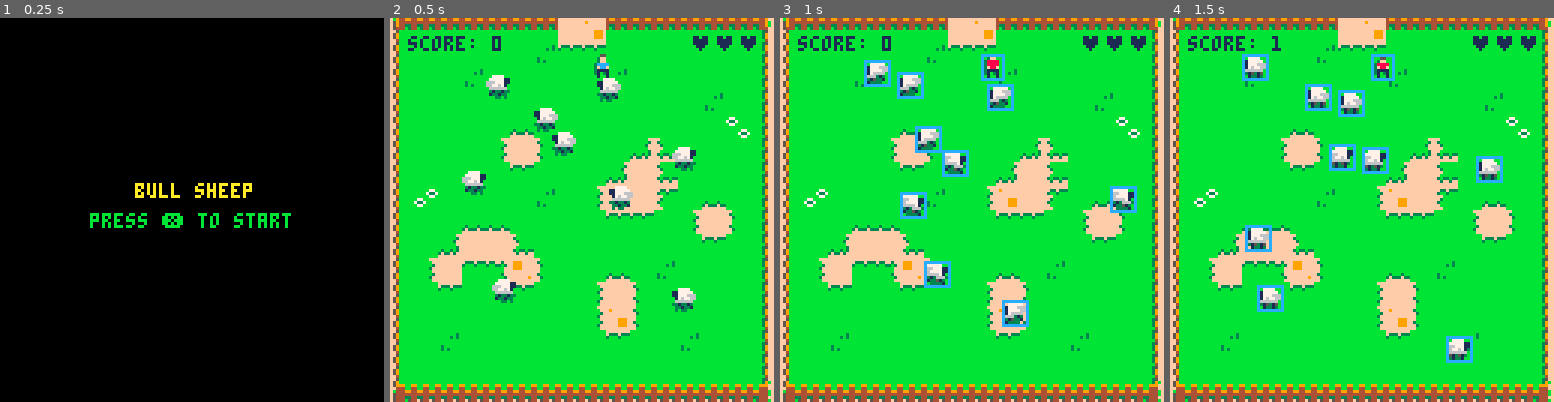
Above: before the commit, frames 1-4 (left to right).
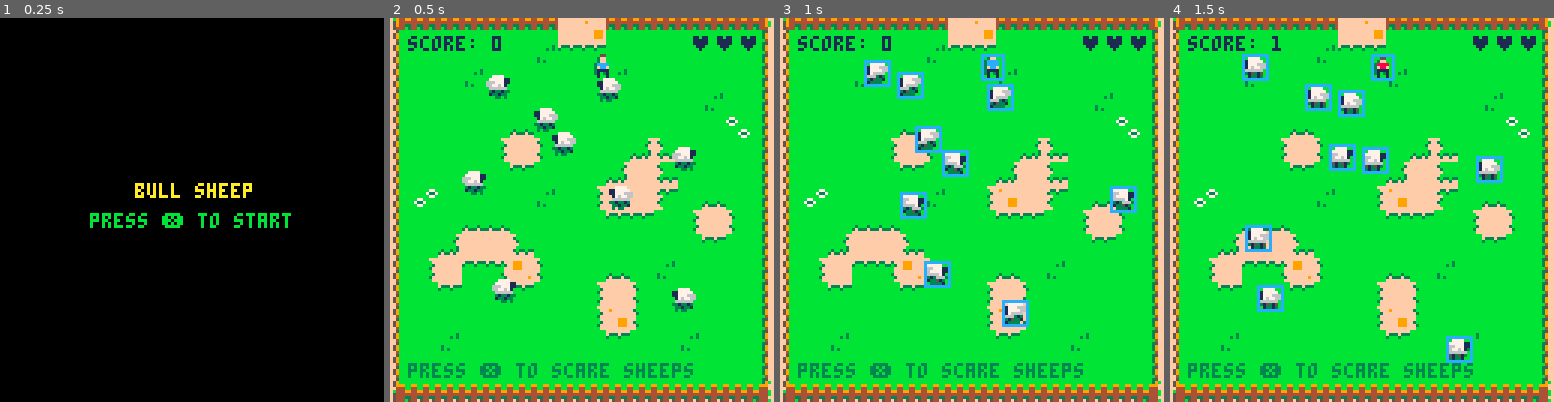
Above: after the commit, the same moments.

Repository: derpycoder/bull-sheep
Game: PICO-8 cartridge bull_sheep.p8
Same seed, same stepped clock (60 frames per second), same inputs: the game is played once before the commit and once after it.
Inputs:
- Up to frame 1 (0.25 s): no input
- Up to frame 2 (0.5 s): tap X (X key) at 0.33 s
- Up to frame 3 (1 s): tap O (Z key) at 0.7 s
- Up to frame 4 (1.5 s): tap X (X key) at 1.07 s

Frame 1 is identical in both runs. In frame 2, 1.2% of the frame differs, in the area x 4-79%, y 89-94%; in frame 3, 1.3%, in the area x 4-79%, y 10-94%; in frame 4, 1.2%.

Commit message:
Added SFX

Diff:
--- a/bull_sheep.p8
+++ b/bull_sheep.p8
@@ -28,7 +28,7 @@
  survival_duration = 1
 
  lives = 3
- invincible_duration = 0.5
+ invincible_duration = 0.75
  invincible = true
  last_invincible = time()
 
@@ -56,7 +56,8 @@
 end
 
 function init_gameover()
- palt()
+ pal()
+ sfx(0)
 end
 
 local initializers = {
@@ -82,12 +83,14 @@
 function update_gameload()
  if btnp(❎) then
   set_game_state("gameplay")
+  sfx(2)
  end
 end
 
 function update_gameplay()
  if btnp(4) then
   debug = not debug
+  sfx(2)
  end
 
  local game_obj
@@ -100,6 +103,10 @@
   return
  end
 
+ if btnp(❎) and score > 0 then
+  sfx(4)
+ end
+
  local curr_time = time()
 
  if curr_time - last_survived > survival_duration then
@@ -114,6 +121,7 @@
 
  if btnp(❎) then
   set_game_state("gameplay")
+  sfx(2)
  end
 end
 
@@ -169,6 +177,7 @@
  map(0,0)
 
  print("score: "..score, 6, 6, 1)
+ print("press ❎ to scare sheeps", 6, 115, 3)
 
  local life
 
@@ -353,6 +362,7 @@
    end
   end,
   take_damage = function(self)
+   sfx(1)
    lives -= 1
    invincible = true
    last_invincible = time()
@@ -366,6 +376,7 @@
    self.sprite += 1
 
    if self.state == "walk" then
+    sfx(3)
     if self.sprite > self.walk[2] then
      self.sprite = self.walk[1]
     end
Not shown, changed: the sound effects (__sfx__) section of bull_sheep.p8
